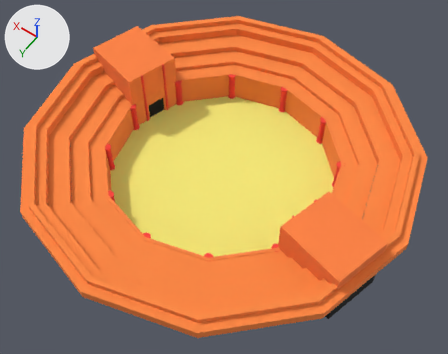
Renders of the glTF model assets/mesh/Arena/arena.glb from each side of a commit.
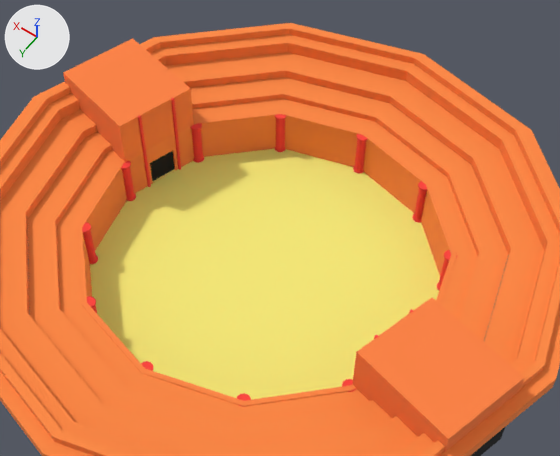
The first picture shows the older version from a 50 mm camera at (-34.6, 47.9, 75.3) aimed at (-1.7, 1.9, 3.0). The close-ups show both versions on the part from 12% to 92% of the width and 0% to 83% of the height of that picture; other places that the commit changed are outside them. Every picture has the same lights, and +X, +Y and +Z are marked at upper left. Where no turn or scale is listed for an object, it has been applied to the vertices.

Objects in the first close-up: 'area', 'column.001', 'column.006', 'column.007', 'entrance', 'entrance.001', 'rail', 'stands'.
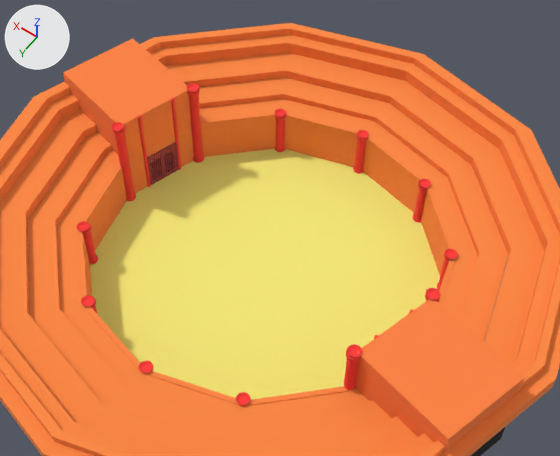
Pixel boxes (x1, y1, x2, y2) of what changed, in the close-ups (560 x 456 px):
'gate', added (red)
    after: (147, 142, 179, 185)
'column.007', moved, rescaled (20% wider, 83% taller)
    before: (190, 123, 204, 163)
    after: (187, 89, 204, 163)
'column.006', moved, rescaled
    before: (121, 161, 136, 201)
    after: (113, 126, 136, 201)
'column.001', moved, rescaled
    before: (342, 379, 356, 392)
    after: (344, 351, 361, 390)
'column.019', added
    after: (236, 392, 251, 405)
'column.018', added
    after: (347, 344, 362, 357)
'column.020', added
    after: (139, 361, 153, 373)
'column.017', added
    after: (426, 288, 441, 300)
'column.021', added
    after: (81, 295, 95, 307)
'column.016', added
    after: (444, 249, 458, 259)
'column.022', added
    after: (77, 221, 90, 231)
'column.023', added
    after: (111, 122, 124, 131)
'column.015', added
    after: (419, 178, 431, 188)
'column.014', added
    after: (357, 130, 369, 138)
'column.013', added
    after: (187, 83, 199, 92)
'column.012', added
    after: (274, 109, 286, 117)

Edits to the bpy script that builds the scene:
```text
Add me_cylinder_024:
    me_cylinder_024.from_pydata(...)  # 48 vertices, 92 faces; spans x -0.627..0.627, y -0.627..0.627, z 2.457..2.668
    me_cylinder_024.materials.append(mat_material)  # picture img_color_palette_arena
Change ob_column_001:
    ob_column_001.location: (-15.1, 8.75, 2.47) -> (-15.1, 8.75, 4.89)
    ob_column_001.scale: (1.0, 1.0, 0.878) -> (1.0, 1.0, 1.76)
Change ob_column_006:
    ob_column_006.location: (17.39, -0.04, 2.47) -> (17.39, -0.04, 4.89)
    ob_column_006.scale: (1.0, 1.0, 0.878) -> (1.0, 1.0, 1.76)
Change ob_column_007:
    ob_column_007.location: (15.02, -8.64, 2.47) -> (15.02, -8.64, 4.89)
    ob_column_007.scale: (1.0, 1.0, 0.878) -> (1.0, 1.0, 1.76)
Add ob_column_023:
    ob_column_023 = bpy.data.objects.new('column.023', me_cylinder_024)
    ob_column_023.location = (17.43, 0.04, 7.39)
Add ob_column_022:
    ob_column_022 = bpy.data.objects.new('column.022', me_cylinder_024.copy())
    ob_column_022.location = (14.97, 8.76, 2.54)
Add ob_column_021:
    ob_column_021 = bpy.data.objects.new('column.021', me_cylinder_024.copy())
    ob_column_021.location = (8.65, 15.08, 2.54)
Add ob_column_020:
    ob_column_020 = bpy.data.objects.new('column.020', me_cylinder_024.copy())
    ob_column_020.location = (-0.07, 17.42, 2.54)
Add ob_column_019:
    ob_column_019 = bpy.data.objects.new('column.019', me_cylinder_024.copy())
    ob_column_019.location = (-8.67, 15.14, 2.54)
Add ob_column_018:
    ob_column_018 = bpy.data.objects.new('column.018', me_cylinder_024.copy())
    ob_column_018.location = (-15.1, 8.65, 7.39)
Add ob_column_017:
    ob_column_017 = bpy.data.objects.new('column.017', me_cylinder_024.copy())
    ob_column_017.location = (-17.39, -0.01, 7.39)
Add ob_column_016:
    ob_column_016 = bpy.data.objects.new('column.016', me_cylinder_024.copy())
    ob_column_016.location = (-15.16, -8.62, 2.54)
Add ob_column_015:
    ob_column_015 = bpy.data.objects.new('column.015', me_cylinder_024.copy())
    ob_column_015.location = (-8.67, -15.05, 2.54)
Add ob_column_014:
    ob_column_014 = bpy.data.objects.new('column.014', me_cylinder_024.copy())
    ob_column_014.location = (-0.01, -17.39, 2.54)
Add ob_column_013:
    ob_column_013 = bpy.data.objects.new('column.013', me_cylinder_024.copy())
    ob_column_013.location = (15.03, -8.61, 7.39)
Add ob_column_012:
    ob_column_012 = bpy.data.objects.new('column.012', me_cylinder_024.copy())
    ob_column_012.location = (8.78, -15.05, 2.54)
Add ob_gate:
    ob_gate = bpy.data.objects.new('gate', me_cube_007.copy())  # the mesh of ob_gate_001
    ob_gate.location = (16.21, -4.35, 2.0)
```
